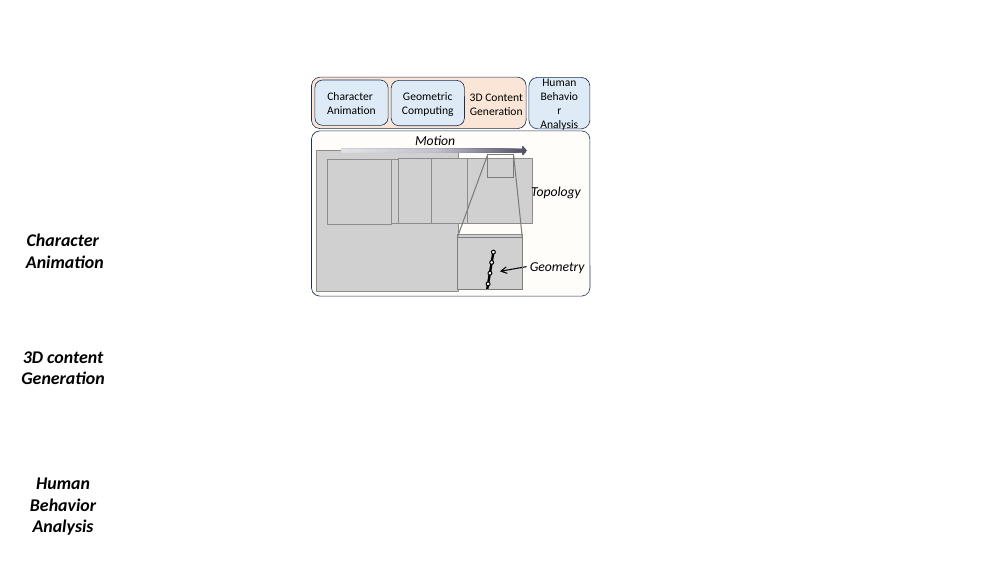
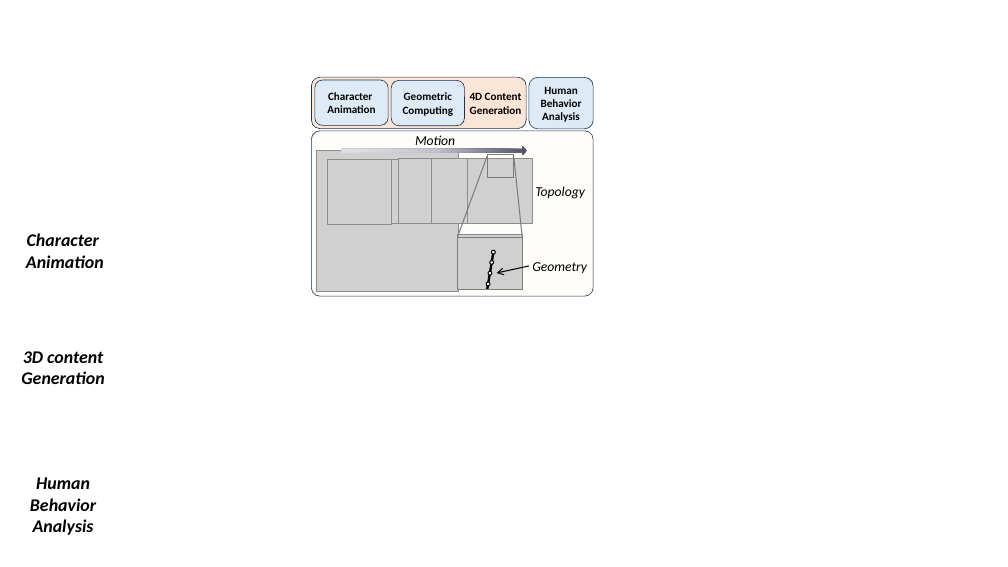
Before and after one commit to Frank-ZY-Dou/Frank-ZY-Dou.github.io, a slide deck: slide 1 of files/ppt_making.pptx. Drawn at 1008x567 pixels with LibreOffice and Linux fonts; fonts in the diff are those of the drawing; grey boxes stand for pictures. Boxes give left, top, right and bottom in pixels: in the first picture for what was removed or moved away, otherwise in the second. Text is boxed around its words. In the diff, an @@ line names an element or a change of style, - is before the commit and + after.

```diff
--- a/files/ppt_making.pptx
+++ b/files/ppt_making.pptx
@@ size 11 to 10.6 pt, bold on in 3 elements at (315, 80, 389, 126), (391, 80, 464, 126), (529, 77, 594, 129) @@
@@ text at (470, 92, 522, 100): text changed; size 11 to 10.6 pt; bold on @@
-3D Content
+4D Content
@@ text at (470, 106, 522, 114): size 11 to 10.6 pt, bold on in "Generation" @@
@@ rounded rectangle: place and size @@
-rounded rectangle at (312, 131, 590, 296)
+rounded rectangle at (312, 131, 594, 296)
@@ text "Topology": place and size @@
-text "Topology" at (531, 185, 581, 201)
+text "Topology" at (535, 186, 585, 199)
@@ arrow moved from (527, 267) - (500, 271) to (529, 266) - (497, 273) @@
```
Also in this commit, not shown: 2 other files.
